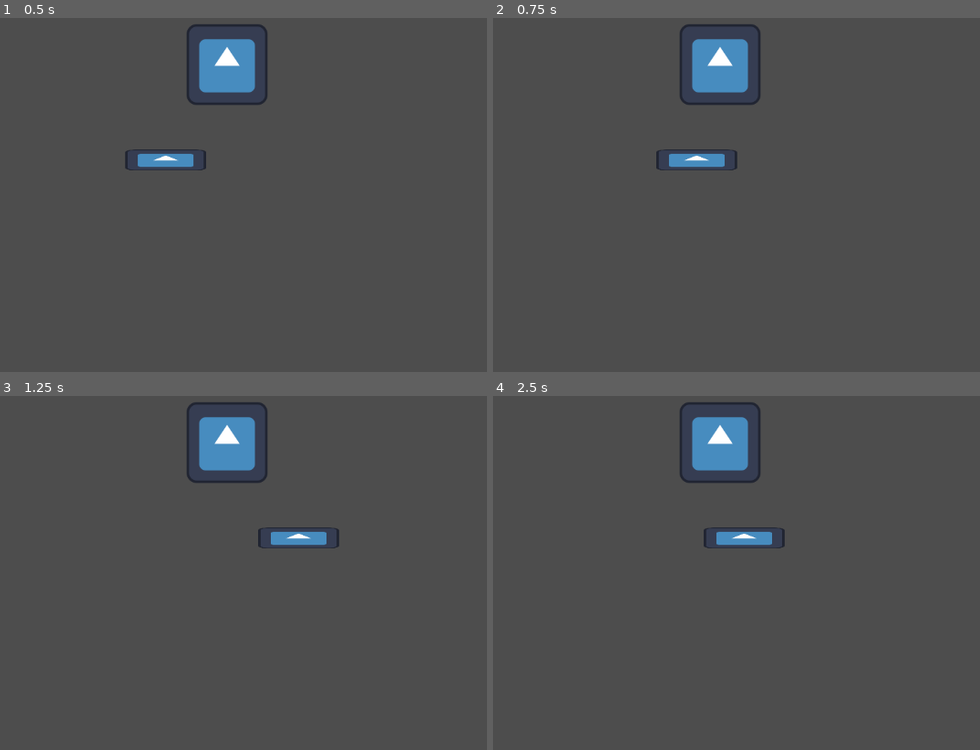
Above: before the commit, frames 1-4 (two rows, left to right).
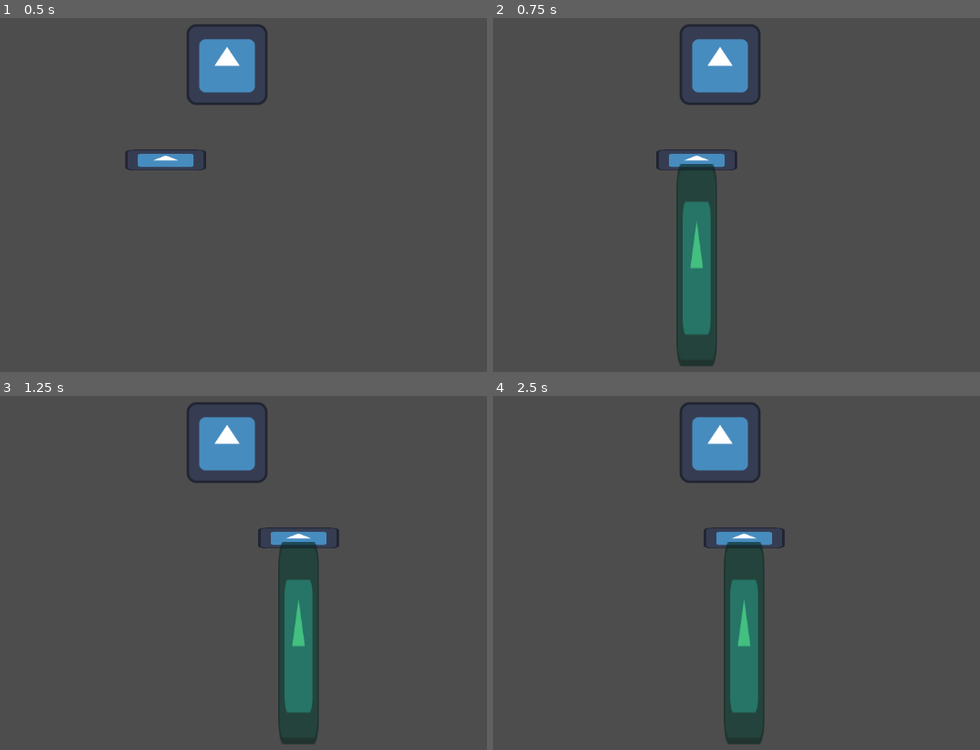
Above: after the commit, the same moments.

Repository: jojovary/UniUlmGameJamDez24
Game: Godot game, scene res://Scenes/level.tscn
The game is run twice, just before and just after one commit, with the same random seed, the same clock (stepped at 60 frames per second) and the same inputs. The engine's default icon, where the game draws it, is replaced by a stand-in: a white triangle on a blue panel in a dark square.
Inputs:
- Up to frame 1 (0.5 s): no input
- Up to frame 2 (0.75 s): tap Enter at 0.5 s; hold Right (ui_right) from 0.53 s (still down); hold S (activate_beam, bound only after the commit) from 0.53 s (still down)
- Up to frame 3 (1.25 s): keep holding Right (ui_right); keep holding S (activate_beam, bound only after the commit)
- Up to frame 4 (2.5 s): release Right (ui_right) at 1.28 s; release S (activate_beam, bound only after the commit) at 1.28 s; hold Left (ui_left) 1.28-2.03 s; tap S (activate_beam, bound only after the commit) at 1.35 s; hold Right (ui_right) from 2.03 s (still down); hold S (activate_beam, bound only after the commit) from 2.03 s (still down)

Frame 1 is identical in both runs. In frame 2, 4.7% of the frame differs, in the area x 37-47%, y 41-99%; in frame 3, 4.7%, in the area x 57-66%, y 41-99%; in frame 4, 4.7%.

Commit message:
basic player beam

Diff:
--- a/uniulmgamejamdez24/Player/player.gd
+++ b/uniulmgamejamdez24/Player/player.gd
@@ -5,7 +5,10 @@
 
 
 func _physics_process(delta: float) -> void:
+	move_player()
+	activate_beam()
 
+func move_player():
 	var direction := Input.get_axis("ui_left", "ui_right")
 	if direction:
 		velocity.x = direction * SPEED
@@ -13,3 +16,15 @@
 		velocity.x = move_toward(velocity.x, 0, SPEED)
 
 	move_and_slide()
+
+func activate_beam():
+	if !Input.is_action_pressed("activate_beam"):
+		$Beam.scale.y = 0
+		return
+
+	$Beam.scale.y = 1
+
+func _on_beam_body_entered(body: Node2D) -> void:
+	if body.is_in_group("humans"):
+		# state change
+		pass
--- a/uniulmgamejamdez24/Player/player.tscn
+++ b/uniulmgamejamdez24/Player/player.tscn
@@ -1,10 +1,13 @@
-[gd_scene load_steps=4 format=3 uid="uid://cih610glg04gk"]
+[gd_scene load_steps=5 format=3 uid="uid://cih610glg04gk"]
 
 [ext_resource type="Script" path="res://Player/player.gd" id="1_460yv"]
 [ext_resource type="Texture2D" uid="uid://5dbddp2jcgbi" path="res://icon.svg" id="1_m5ltm"]
 
 [sub_resource type="RectangleShape2D" id="RectangleShape2D_g5yfs"]
 size = Vector2(130, 34)
+
+[sub_resource type="RectangleShape2D" id="RectangleShape2D_c748b"]
+size = Vector2(128, 125.6)
 
 [node name="Player" type="CharacterBody2D"]
 script = ExtResource("1_460yv")
@@ -15,3 +18,18 @@
 [node name="Icon" type="Sprite2D" parent="."]
 scale = Vector2(1, 0.257813)
 texture = ExtResource("1_m5ltm")
+
+[node name="Beam" type="Area2D" parent="."]
+
+[node name="CollisionShape2D" type="CollisionShape2D" parent="Beam"]
+position = Vector2(0, 166)
+scale = Vector2(0.5, 2.5)
+shape = SubResource("RectangleShape2D_c748b")
+
+[node name="Icon" type="Sprite2D" parent="Beam"]
+modulate = Color(0.243137, 1, 0.615686, 0.643137)
+position = Vector2(0, 166)
+scale = Vector2(0.5, 2.5)
+texture = ExtResource("1_m5ltm")
+
+[connection signal="body_entered" from="Beam" to="." method="_on_beam_body_entered"]
--- a/uniulmgamejamdez24/project.godot
+++ b/uniulmgamejamdez24/project.godot
@@ -33,3 +33,19 @@
 , Object(InputEventKey,"resource_local_to_scene":false,"resource_name":"","device":-1,"window_id":0,"alt_pressed":false …(183 unchanged characters)…
 ]
 }
+ui_down={
+"deadzone": 0.5,
+"events": [Object(InputEventKey,"resource_local_to_scene":false,"resource_name":"","device":0,"window_id":0,"alt_pressed":false,"shift_pressed":false,"ctrl_pressed":false,"meta_pressed":false,"pressed":false,"keycode":4194322,"physical_keycode":0,"key_label":0,"unicode":0,"location":0,"echo":false,"script":null)
+, Object(InputEventJoypadButton,"resource_local_to_scene":false,"resource_name":"","device":0,"button_index":12,"pressure":0.0,"pressed":false,"script":null)
+, Object(InputEventJoypadMotion,"resource_local_to_scene":false,"resource_name":"","device":0,"axis":1,"axis_value":1.0,"script":null)
+, Object(InputEventKey,"resource_local_to_scene":false,"resource_name":"","device":-1,"window_id":0,"alt_pressed":false,"shift_pressed":false,"ctrl_pressed":false,"meta_pressed":false,"pressed":false,"keycode":0,"physical_keycode":83,"key_label":0,"unicode":115,"location":0,"echo":false,"script":null)
+]
+}
+activate_beam={
+"deadzone": 0.5,
+"events": [Object(InputEventKey,"resource_local_to_scene":false,"resource_name":"","device":-1,"window_id":0,"alt_pressed":false,"shift_pressed":false,"ctrl_pressed":false,"meta_pressed":false,"pressed":false,"keycode":0,"physical_keycode":83,"key_label":0,"unicode":115,"location":0,"echo":false,"script":null)
+, Object(InputEventKey,"resource_local_to_scene":false,"resource_name":"","device":-1,"window_id":0,"alt_pressed":false,"shift_pressed":false,"ctrl_pressed":false,"meta_pressed":false,"pressed":false,"keycode":0,"physical_keycode":32,"key_label":0,"unicode":32,"location":0,"echo":false,"script":null)
+, Object(InputEventKey,"resource_local_to_scene":false,"resource_name":"","device":-1,"window_id":0,"alt_pressed":false,"shift_pressed":false,"ctrl_pressed":false,"meta_pressed":false,"pressed":false,"keycode":0,"physical_keycode":4194309,"key_label":0,"unicode":0,"location":0,"echo":false,"script":null)
+, Object(InputEventKey,"resource_local_to_scene":false,"resource_name":"","device":-1,"window_id":0,"alt_pressed":false,"shift_pressed":false,"ctrl_pressed":false,"meta_pressed":false,"pressed":false,"keycode":0,"physical_keycode":4194322,"key_label":0,"unicode":0,"location":0,"echo":false,"script":null)
+]
+}
